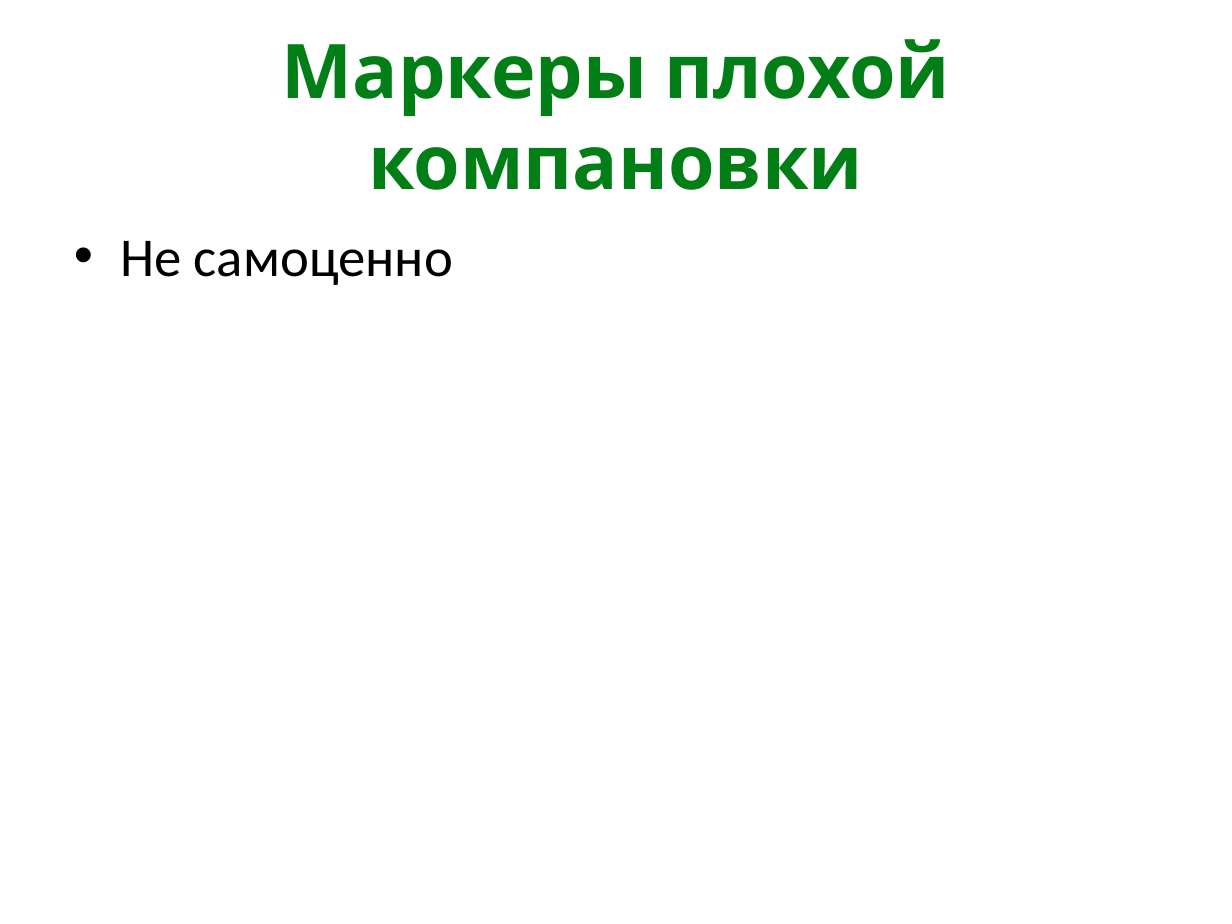
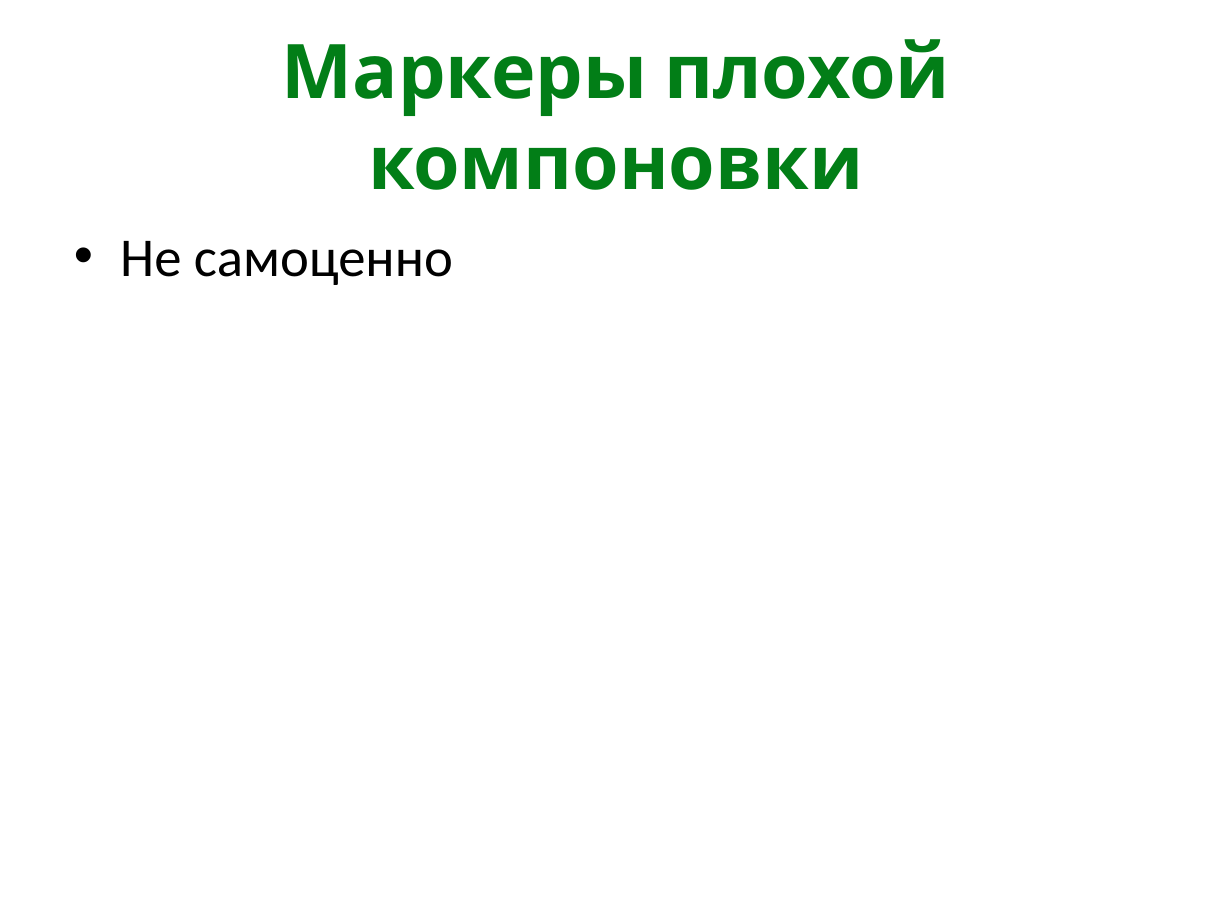
Before and after one commit to kontur-courses/clean-code, a slide deck: slide 15 of CleanCode.pptx. Drawn at 1232x924 pixels with LibreOffice and Linux fonts; fonts in the diff are those of the drawing. Boxes give left, top, right and bottom in pixels: in the first picture for what was removed or moved away, otherwise in the second. Text is boxed around its words. In the diff, an @@ line names an element or a change of style, - is before the commit and + after.

Commit message:
fix spelling and formatting

```diff
--- a/CleanCode.pptx
+++ b/CleanCode.pptx
@@ title at bbox=[282, 39, 950, 190]: text changed @@
-Маркеры плохой компановки
+Маркеры плохой компоновки
```
Also in this commit, not shown: 4 other slides changed.
